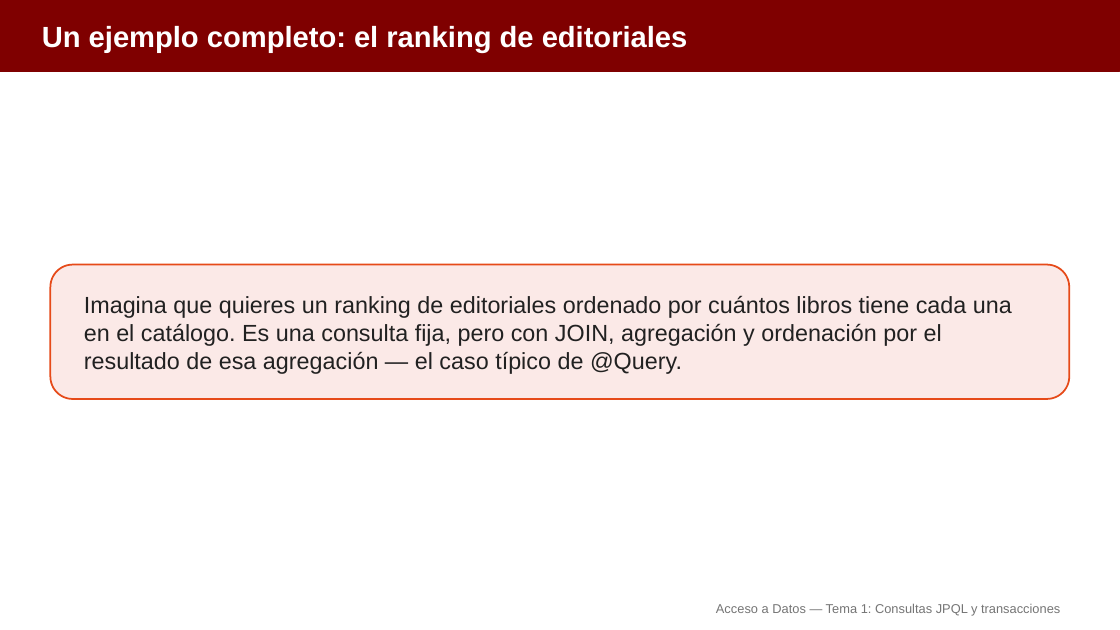
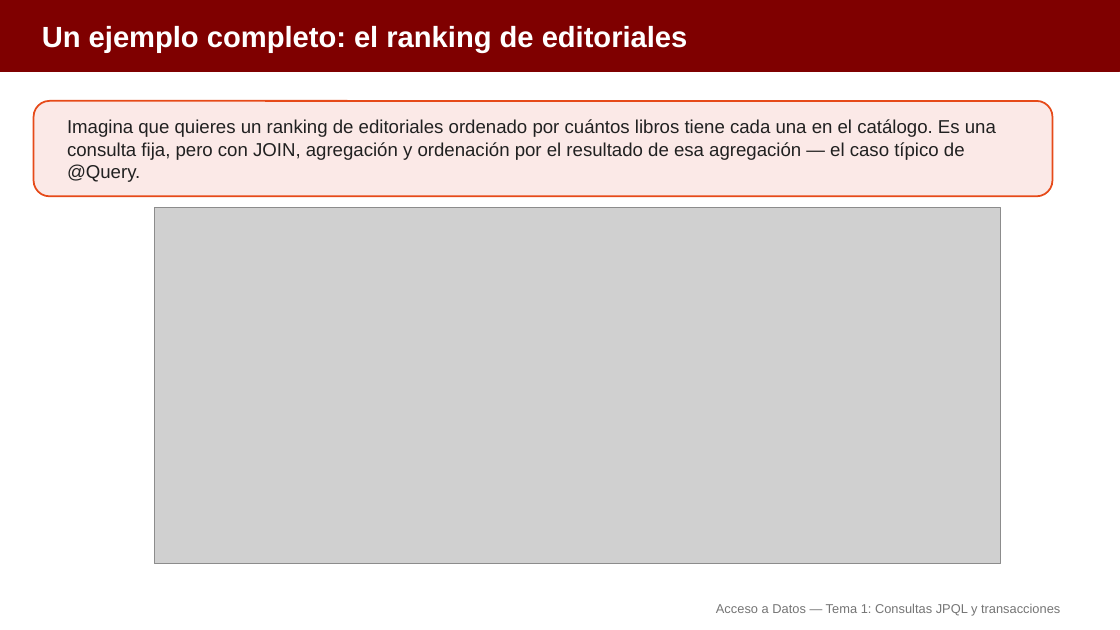
Before and after one commit to aitorventura/acceso-a-datos, a slide deck: slide 17 of docs/tema1/diapositivas/consultas-jpql-transacciones.pptx. Drawn at 1120x630 pixels with LibreOffice and Linux fonts; fonts in the diff are those of the drawing; grey boxes stand for pictures. Boxes give left, top, right and bottom in pixels: in the first picture for what was removed or moved away, otherwise in the second. Text is boxed around its words. In the diff, an @@ line names an element or a change of style, - is before the commit and + after.

Commit message:
Añade infografías de apoyo al Tema 1 (Acceso a Datos)
Incorpora 10 diagramas visuales en los 8 apartados de teoría del
Tema 1 (starters de Maven, capas AD/PSP, entidad vs DTO, piezas de
JDBC, contexto de persistencia, paginación, explosión combinatoria
de filtros, las tres vías de consulta y GROUP BY) y actualiza las
diapositivas correspondientes.

```diff
--- a/docs/tema1/diapositivas/consultas-jpql-transacciones.pptx
+++ b/docs/tema1/diapositivas/consultas-jpql-transacciones.pptx
@@ rounded rectangle: place and size @@
-rounded rectangle at <box>50,265,1070,399</box>
+rounded rectangle at <box>34,101,1053,197</box>
@@ text "Imagina que quieres un ranking ...": place and size @@
-text "Imagina que quieres un ranking ..." at <box>84,295,1012,374</box>
+text "Imagina que quieres un ranking ..." at <box>67,119,996,182</box>
@@ text "Imagina que quieres un ranking ..." at <box>67,119,996,182</box>: size 20 to 16 pt @@
@@ picture added at <box>155,208,1002,564</box> @@
```
Also in this commit, not shown: 1 other slide changed, 30 other files.
